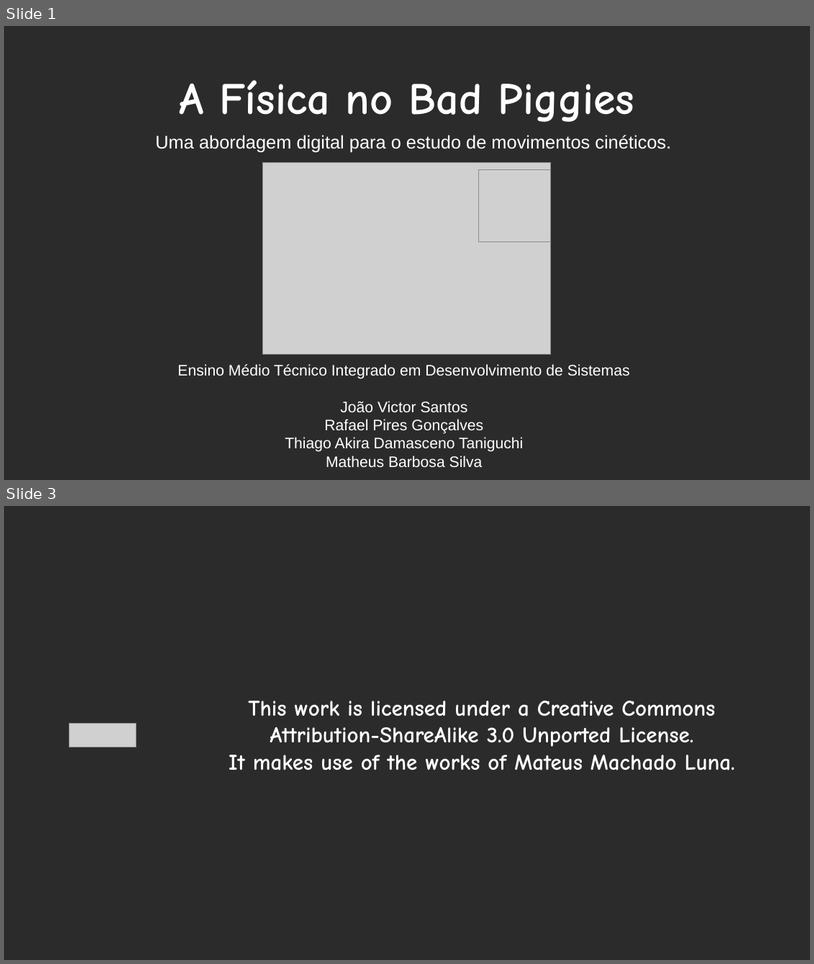
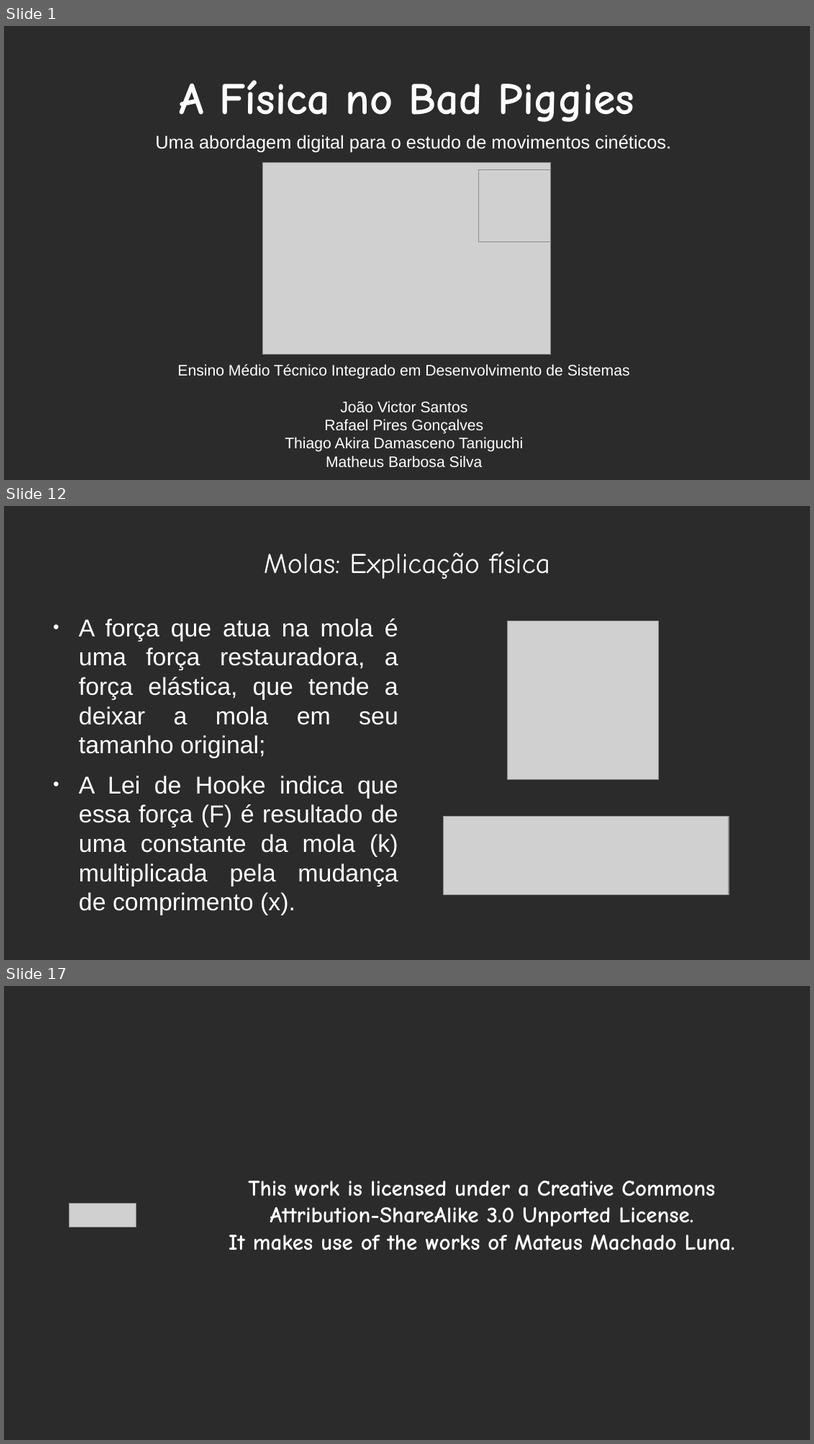
Before and after one commit to ThiagoIFDS23/small-ifsp, a slide deck: Libre Office/Impress/Bad Piggies/Bad Piggies.odp. Shown one above the other, each under a label of ours: slides 1 and 3 before the commit, slides 1, 12 and 17 after it; the slides between them are not shown. The pictures are 814x964 and 814x1444 pixels, drawn with LibreOffice and Linux fonts; fonts in the diff are those of the drawing; grey boxes stand for pictures; background and template pictures are left out; a plain dark background stands for a picture behind light text. Boxes give left, top, right and bottom in pixels: in the first picture for what was removed or moved away, otherwise in the second. Text is boxed around its words. In the diff, an @@ line names an element or a change of style, - is before the commit and + after.

```diff
--- a/Libre Office/Impress/Bad Piggies/Bad Piggies.odp
+++ b/Libre Office/Impress/Bad Piggies/Bad Piggies.odp
@@ slide 12 added at (4,506,810,960), background picture (left out) @@
@@ title added at (264,551,550,579), 28 pt, text #FFFFFF @@
+Molas: Explicação física
@@ text added at (79,618,399,915), 24 pt, text #FFFFFF @@
+● A força que atua na mola é uma força restauradora, a força elástica, que tende a deixar a mola em seu tamanho original;
+● A Lei de Hooke indica que essa força (F) é resultado de uma constante da mola (k) multiplicada pela mudança de comprimento (x).
@@ picture added at (508,621,660,780) @@
@@ picture added at (444,816,730,896) @@
@@ what was slide 3 is now slide 17 @@
```
Also in this commit, not shown: 14 other slides added, 1 slide removed, 4 other files.
